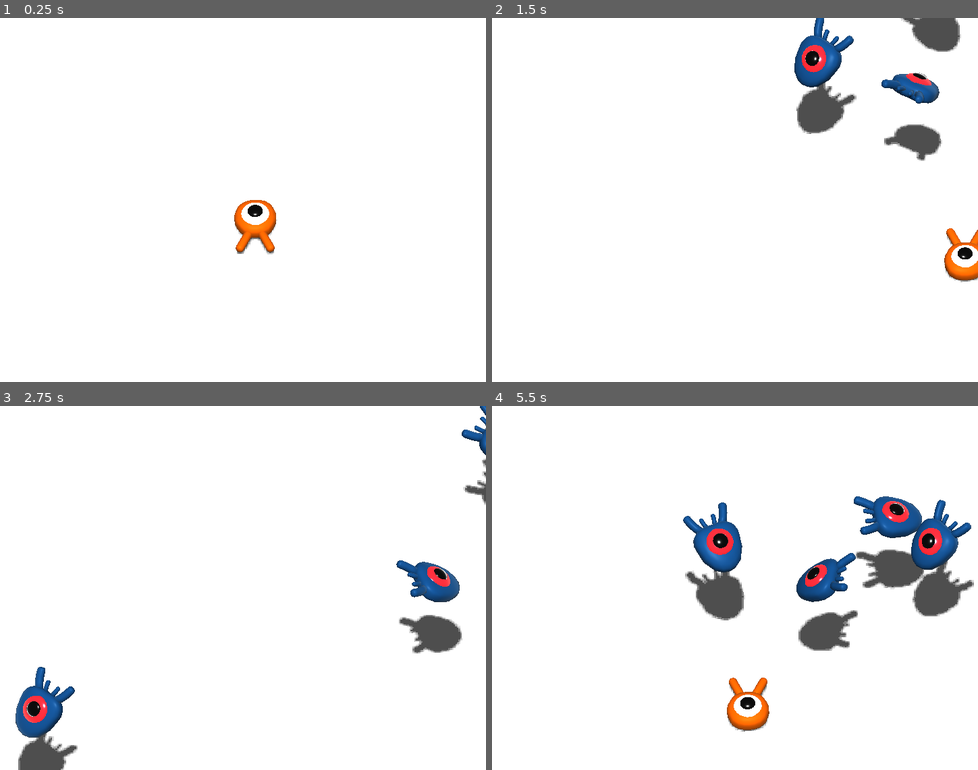
Above: before the commit, frames 1-4 (two rows, left to right).
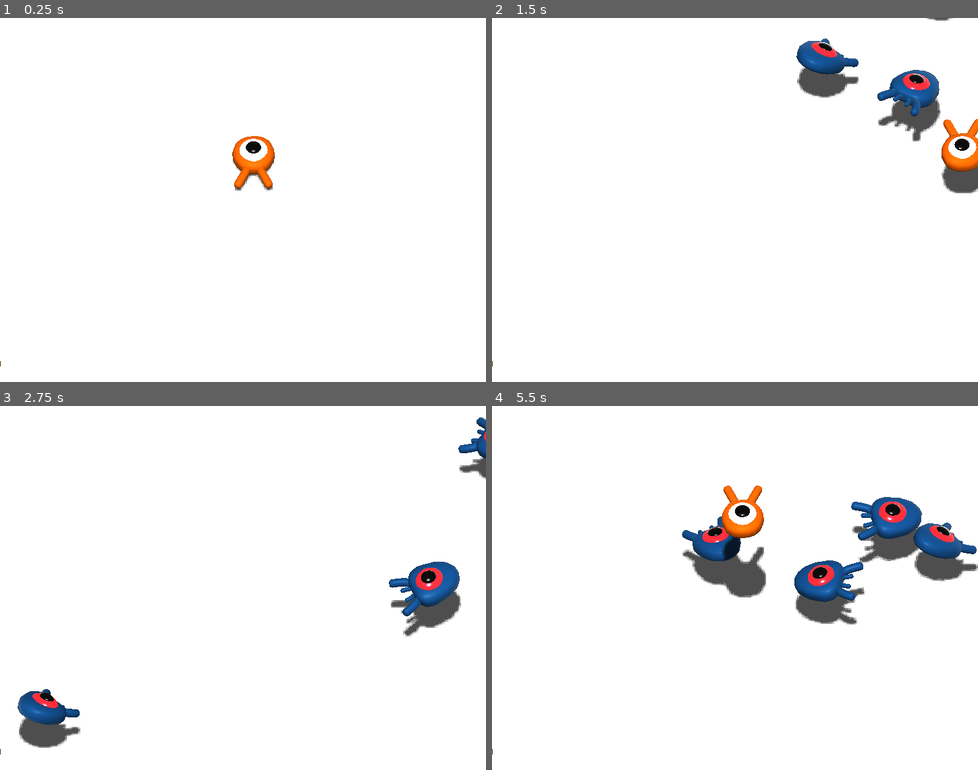
Above: after the commit, the same moments.

Repository: brendaw/godot-my-first-3d-game
Game: Godot game, scene res://Main.tscn
Same seed, same stepped clock (60 frames per second), same inputs: the game is played once before the commit and once after it.
Inputs:
- Up to frame 1 (0.25 s): no input
- Up to frame 2 (1.5 s): hold Right (move_right) 0.53-1.28 s; hold Space (jump) 0.53-1.28 s; hold Down (move_back) from 1.28 s (still down); tap Space (jump) at 1.35 s
- Up to frame 3 (2.75 s): tap Space (jump) at 1.52, 1.82 s; release Down (move_back) at 2.03 s; hold Right (move_right) from 2.03 s (still down); hold Space (jump) from 2.03 s (still down)
- Up to frame 4 (5.5 s): release Right (move_right) at 2.78 s; release Space (jump) at 2.78 s; hold Up (move_forward) 2.78-3.53 s; tap Space (jump) at 2.85, 3.02, 3.32, 4.35, 4.52, 4.82 s; hold Space (jump) 3.53-4.28 s; hold Left (move_left) 3.53-5.03 s; hold Down (move_back) from 5.03 s (still down); hold Space (jump) from 5.03 s (still down)

The runs differ from the first frame. In frame 1, 1.6% of the frame differs, in the area x 0-58%, y 32-96%; in frame 2, 6.9%; in frame 3, 5.2%; in frame 4, 11%, in the area x 0-100%, y 21-96%.

Commit message:
Add Jumping And Squashing Monsters step

Diff:
--- a/squash-the-creeps-3d/Main.tscn
+++ b/squash-the-creeps-3d/Main.tscn
@@ -26,7 +26,9 @@
 mob_scene = ExtResource( 3 )
 
 [node name="Ground" type="StaticBody" parent="."]
-transform = Transform( 1, 0, 0, 0, 1, 0, 0, 0, 1, 0, -9.87585, 0 )
+transform = Transform( 1, 0, 0, 0, 1, 0, 0, 0, 1, 0, -4.86512, 0 )
+collision_layer = 4
+collision_mask = 0
 
 [node name="CollisionShape" type="CollisionShape" parent="Ground"]
 shape = SubResource( 1 )
@@ -40,7 +42,7 @@
 shadow_enabled = true
 
 [node name="Player" parent="." instance=ExtResource( 1 )]
-transform = Transform( 1, 0, 0, 0, 1, 0, 0, 0, 1, 0, -6.01269, 0 )
+transform = Transform( 1, 0, 0, 0, 1, 0, 0, 0, 1, 0, -1.00196, 0 )
 
 [node name="CameraPivot" type="Position3D" parent="."]
 transform = Transform( 1, 0, 0, 0, 0.499788, 0.866148, 0, -0.866148, 0.499788, 0.758595, -3.81139, -2.12618 )
@@ -51,6 +53,7 @@
 size = 17.53
 
 [node name="Cylinders" type="Spatial" parent="."]
+transform = Transform( 1, 0, 0, 0, 1, 0, 0, 0, 1, 0, 5.01073, 0 )
 
 [node name="MeshInstance" type="MeshInstance" parent="Cylinders"]
 transform = Transform( 1, 0, 0, 0, 1, 0, 0, 0, 1, -13.2137, -7.71255, -14.0744 )
@@ -73,10 +76,11 @@
 material/0 = SubResource( 4 )
 
 [node name="SpawnPath" type="Path" parent="."]
+transform = Transform( 1, 0, 0, 0, 1, 0, 0, 0, 1, 0, -4.25928, 0 )
 curve = SubResource( 5 )
 
 [node name="SpawnLocation" type="PathFollow" parent="SpawnPath"]
-transform = Transform( 1, 0, 0, 0, 1, 0, 0, 0, 1, -9.29919, 0.00828362, -10.402 )
+transform = Transform( 1, 0, 0, 0, 1, 0, 0, 0, 1, -9.29919, -10.8481, -10.402 )
 
 [node name="MobTimer" type="Timer" parent="."]
 wait_time = 0.5
--- a/squash-the-creeps-3d/Mob.gd
+++ b/squash-the-creeps-3d/Mob.gd
@@ -1,4 +1,6 @@
 extends KinematicBody
+
+signal squashed
 
 export var min_speed = 10
 
@@ -24,3 +26,7 @@
 
 func _on_VisibilityNotifier_screen_exited():
 	queue_free()
+
+func squash():
+	emit_signal("squashed")
+	queue_free()
--- a/squash-the-creeps-3d/Mob.tscn
+++ b/squash-the-creeps-3d/Mob.tscn
@@ -6,7 +6,9 @@
 [sub_resource type="BoxShape" id=1]
 extents = Vector3( 0.874276, 0.365247, 1.07302 )
 
-[node name="Mob" type="KinematicBody"]
+[node name="Mob" type="KinematicBody" groups=["mob"]]
+collision_layer = 2
+collision_mask = 0
 script = ExtResource( 2 )
 
 [node name="Pivot" type="Spatial" parent="."]
--- a/squash-the-creeps-3d/Player.gd
+++ b/squash-the-creeps-3d/Player.gd
@@ -3,6 +3,10 @@
 export var speed = 14
 
 export var fall_acceleration = 75
+
+export var jump_impulse = 40
+
+export var bounce_impulse = 16
 
 var velocity = Vector3.ZERO
 
@@ -21,6 +25,9 @@
 	if Input.is_action_pressed("move_forward"):
 		direction.z -= 1
 
+	if is_on_floor() and Input.is_action_pressed("jump"):
+		velocity.y += jump_impulse
+
 	if direction != Vector3.ZERO:
 		direction = direction.normalized()
 		$Pivot.look_at(translation + direction, Vector3.UP)
@@ -31,3 +38,13 @@
 	velocity.y -= fall_acceleration * delta
 
 	velocity = move_and_slide(velocity, Vector3.UP)
+
+	for index in range(get_slide_count()):
+		var collision = get_slide_collision(index)
+
+		if collision.collider.is_in_group("mob"):
+			var mob = collision.collider
+
+			if Vector3.UP.dot(collision.normal) > 1:
+				mob.squash()
+				velocity.y = bounce_impulse
--- a/squash-the-creeps-3d/Player.tscn
+++ b/squash-the-creeps-3d/Player.tscn
@@ -7,6 +7,7 @@
 radius = 0.72934
 
 [node name="Player" type="KinematicBody"]
+collision_mask = 6
 script = ExtResource( 2 )
 
 [node name="Pivot" type="Spatial" parent="."]
--- a/squash-the-creeps-3d/project.godot
+++ b/squash-the-creeps-3d/project.godot
@@ -60,6 +60,12 @@
  ]
 }
 
+[layer_names]
+
+3d_physics/layer_1="player"
+3d_physics/layer_2="enemies"
+3d_physics/layer_3="world"
+
 [rendering]
 
 quality/driver/driver_name="GLES2"
